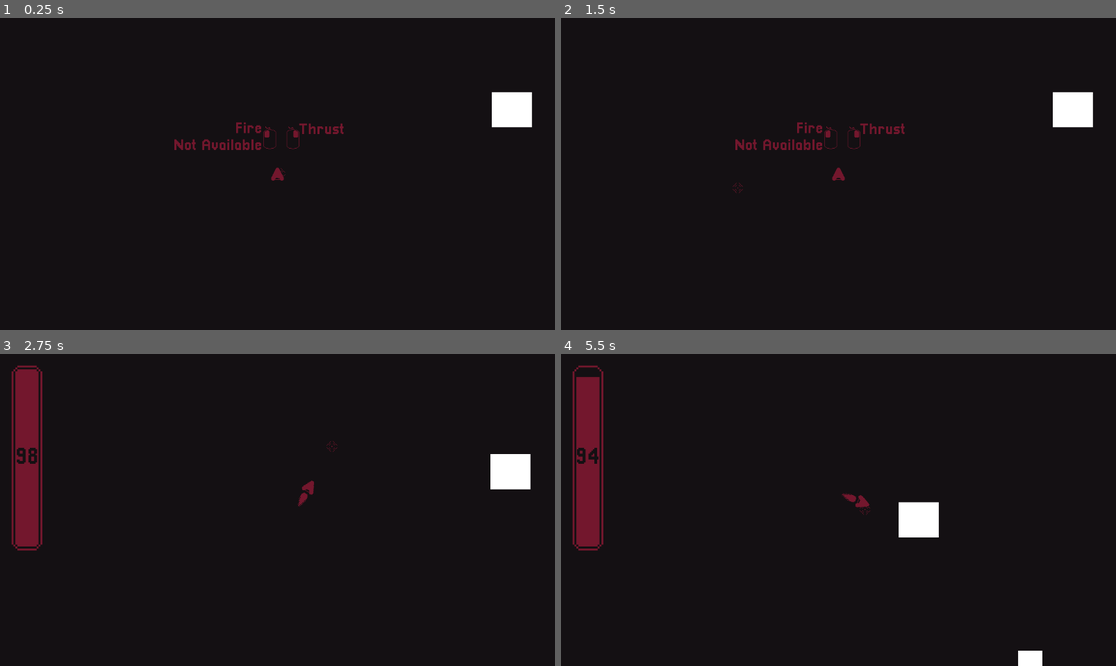
Above: before the commit, frames 1-4 (two rows, left to right).
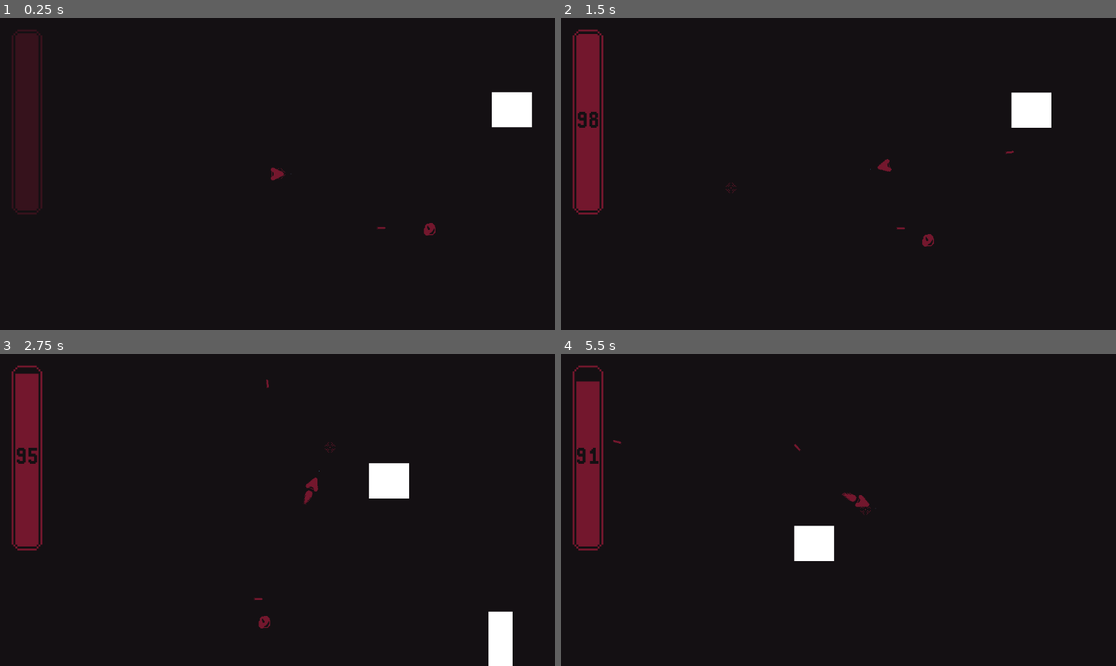
Above: after the commit, the same moments.

Repository: Ali-Wahbi/SpaceShooterWithPortals
Game: Godot game, scene res://test_area.tscn
Two runs of this game, one before a commit and one after it. Both use one fixed random seed, a clock stepped at 60 frames per second and the inputs below. The engine's default icon, where the game draws it, is replaced by a stand-in: a white triangle on a blue panel in a dark square.
Inputs (mouse positions are in pixels of both pictures, inside the frame that each line leads up to):
- Up to frame 1 (0.25 s): no input
- Up to frame 2 (1.5 s): move the mouse to (960, 158) at 0.52 s; hold Right mouse button (Thrust) 0.53-1.28 s; click (960, 158) at 0.6 s; move the mouse to (727, 189) at 1.27 s; right-click (727, 189) at 1.35 s
- Up to frame 3 (2.75 s): click (166, 525) at 1.55 s; move the mouse to (333, 441) at 2.02 s; hold Right mouse button (Thrust) from 2.03 s (still down); click (333, 441) at 2.1 s
- Up to frame 4 (5.5 s): move the mouse to (810, 572) at 2.77 s; release Right mouse button (Thrust) at 2.78 s; right-click (810, 572) at 2.85 s; click (810, 572) at 3.05 s; move the mouse to (1005, 556) at 3.52 s; hold Right mouse button (Thrust) 3.53-4.28 s; click (1005, 556) at 3.6 s; move the mouse to (672, 463) at 4.27 s; right-click (672, 463) at 4.35 s; click (672, 463) at 4.55 s; move the mouse to (866, 510) at 5.02 s; hold Right mouse button (Thrust) from 5.03 s (still down); click (866, 510) at 5.1 s

The runs differ from the first frame. In frame 1, 3.4% of the frame differs, in the area x 2-79%, y 3-70%; in frame 2, 5.3%, in the area x 2-96%, y 3-74%; in frame 3, 2.7%; in frame 4, 2.1%.

Commit message:
Rocks and Bullets Step 1

Diff:
--- /dev/null
+++ b/Player/bullet.gd
@@ -0,0 +1,31 @@
+extends RigidBody2D
+
+@export var speed: float = 300
+@export var lifeTime: float = 4.0
+var lifeTimer: Timer
+# Called when the node enters the scene tree for the first time.
+func _ready() -> void:
+	startLifeTimer()
+
+func fireInDirection(direction: float):
+	var shootDirection = Vector2.from_angle(direction).normalized()
+	rotation = direction
+	linear_velocity = shootDirection * speed
+
+func startLifeTimer():
+	lifeTimer = Timer.new()
+	add_child(lifeTimer)
+	lifeTimer.start(lifeTime)
+	await lifeTimer.timeout
+	call_deferred("queue_free")
+
+func forceDestroy():
+	if lifeTimer.time_left >= 0:
+		lifeTimer.stop()
+	queue_free()
+
+func _on_body_entered(_body: Node) -> void:
+	linear_velocity = Vector2.ZERO
+	lifeTimer.stop()
+	await get_tree().physics_frame
+	forceDestroy()
--- /dev/null
+++ b/Player/bullet.tscn
@@ -0,0 +1,31 @@
+[gd_scene format=3 uid="uid://b51ysdcx4ovpk"]
+
+[ext_resource type="Script" uid="uid://oyunwd8dtu06" path="res://Player/bullet.gd" id="1_tqmay"]
+[ext_resource type="Texture2D" uid="uid://bdcil6hx8uxpi" path="res://Player/Bullets Sheet1.png" id="2_d7yj7"]
+
+[sub_resource type="RectangleShape2D" id="RectangleShape2D_4qb3o"]
+size = Vector2(4.703003, 18)
+
+[node name="Bullet" type="RigidBody2D" unique_id=2109485282 groups=["Bullet"]]
+collision_layer = 8
+collision_mask = 2
+mass = 0.001
+gravity_scale = 0.0
+contact_monitor = true
+max_contacts_reported = 3
+script = ExtResource("1_tqmay")
+speed = 500.0
+lifeTime = 3.0
+
+[node name="Sprite2D" type="Sprite2D" parent="." unique_id=115106156]
+rotation = 1.5707964
+texture = ExtResource("2_d7yj7")
+hframes = 6
+frame = 2
+
+[node name="CollisionShape2D" type="CollisionShape2D" parent="." unique_id=996918472]
+position = Vector2(-2, 0)
+rotation = 1.5707964
+shape = SubResource("RectangleShape2D_4qb3o")
+
+[connection signal="body_entered" from="." to="." method="_on_body_entered"]
--- a/Player/player.gd
+++ b/Player/player.gd
@@ -2,6 +2,7 @@
 
 @onready var bodySprite: Sprite2D = $BodySprite
 @onready var thrusterSprite: Sprite2D = $ThrustersSprite
+@onready var shootPosition: Node2D = $shootPosition
 
 const SPEED = 300.0
 const THRUST_LERP_SPEED = 3.0 # Adjust this value to control how quickly the velocity changes
@@ -11,6 +12,7 @@
 @export var stoppingSpeed: float = 10.0
 @export_range(0, 5, 1) var selectedBody: int
 
+@export var bulletScene: PackedScene
 var canMove: bool = false
 
 func _ready():
@@ -41,20 +43,14 @@
 func HandleInput(delta: float) -> void:
 	if Input.is_action_pressed("Thrust"):
 		print("Thrusting in direction")
-		consumeFuel(delta)
-		thrusterSprite.visible = true
-		var target_direction: Vector2 = Vector2.from_angle(rotation - deg_to_rad(extraAngle)) # Use 'rotation' (radians) instead of 'rotation_degrees'
-		var target_velocity: Vector2 = target_direction * SPEED
-		velocity = velocity.lerp(target_velocity, THRUST_LERP_SPEED * delta) # Smoothly interpolate velocity
+		moveThrust(delta)
 
 	if Input.is_action_just_released("Thrust"):
 		print("Stopping Thrusting")
-		thrusterSprite.visible = false
-		velocity.x = move_toward(velocity.x, 0, stoppingSpeed * THRUST_LERP_SPEED * delta)
-		velocity.y = move_toward(velocity.y, 0, stoppingSpeed * THRUST_LERP_SPEED * delta)
+		stopThrust(delta)
 
 	if Input.is_action_just_pressed("Fire"):
-		pass
+		fireBullet()
 
 
 #region Fuel Handling
@@ -78,3 +74,30 @@
 	currentFuel = maxFuel
 	currentPercentage = 100.0 * currentFuel / maxFuel
 #endregion
+
+#region Thrust movement
+
+func moveThrust(delta: float):
+	consumeFuel(delta)
+	thrusterSprite.visible = true
+	var target_direction: Vector2 = Vector2.from_angle(rotation - deg_to_rad(extraAngle))
+	var target_velocity: Vector2 = target_direction * SPEED
+	velocity = velocity.lerp(target_velocity, THRUST_LERP_SPEED * delta) # Smoothly interpolate velocity
+
+func stopThrust(delta: float):
+	thrusterSprite.visible = false
+	velocity.x = move_toward(velocity.x, 0, stoppingSpeed * THRUST_LERP_SPEED * delta)
+	velocity.y = move_toward(velocity.y, 0, stoppingSpeed * THRUST_LERP_SPEED * delta)
+
+#endregion
+
+
+#region Firing
+func fireBullet():
+	if not bulletScene:
+		return
+	var bulletBody = bulletScene.instantiate()
+	add_sibling(bulletBody)
+	bulletBody.global_position = shootPosition.global_position
+	bulletBody.fireInDirection(rotation - deg_to_rad(extraAngle))
+#endregion
--- a/Player/player.tscn
+++ b/Player/player.tscn
@@ -3,6 +3,7 @@
 [ext_resource type="Script" uid="uid://batafhm05bnuw" path="res://Player/player.gd" id="1_btcbx"]
 [ext_resource type="Texture2D" uid="uid://bqfmx22qehoia" path="res://Player/Characters Sheet1.png" id="2_gwnis"]
 [ext_resource type="Texture2D" uid="uid://52eqkum2541g" path="res://Player/Thrusters Sheet1.png" id="3_k53q1"]
+[ext_resource type="Texture2D" uid="uid://4q335xxs2p" path="res://icon.svg" id="4_gwnis"]
 
 [sub_resource type="CapsuleShape2D" id="CapsuleShape2D_rfpkf"]
 radius = 5.0
@@ -47,3 +48,10 @@
 drag_right_margin = 0.1
 drag_bottom_margin = 0.05
 editor_draw_drag_margin = true
+
+[node name="shootPosition" type="Node2D" parent="." unique_id=1396291101]
+position = Vector2(0, -28)
+
+[node name="Sprite2D" type="Sprite2D" parent="shootPosition" unique_id=1953037486]
+scale = Vector2(0.01, 0.01)
+texture = ExtResource("4_gwnis")
--- /dev/null
+++ b/Rocks/rock.gd
@@ -0,0 +1,37 @@
+extends RigidBody2D
+
+var minVelocity = 50
+var maxVelocity = 50
+var selectedVelocity: Vector2
+var hp = 3
+# Called when the node enters the scene tree for the first time.
+func _ready() -> void:
+	selectedVelocity.x = randf_range(-maxVelocity, maxVelocity)
+	selectedVelocity.y = randf_range(-maxVelocity, maxVelocity)
+	linear_velocity = selectedVelocity
+	print(selectedVelocity)
+	pass # Replace with function body.
+
+
+# Called every frame. 'delta' is the elapsed time since the previous frame.
+func _physics_process(_delta: float) -> void:
+	pass
+
+
+func _on_body_entered(body: Node) -> void:
+	print("Rock Hit")
+	if body.is_in_group("Bullet"):
+		takeDamage()
+
+
+func takeDamage():
+	hp -= 1
+	if hp == 0:
+		queue_free()
+	else:
+		setSprite()
+
+
+func setSprite():
+	var currentFrame = 3 - hp
+	$Sprite2D.frame = currentFrame
--- a/project.godot
+++ b/project.godot
@@ -19,6 +19,10 @@
 [editor_plugins]
 
 enabled=PackedStringArray()
+
+[global_group]
+
+Bullet=""
 
 [input]
 
--- a/testAreaController.gd
+++ b/testAreaController.gd
@@ -3,7 +3,7 @@
 @export var fuelUI: Control
 @export var player: CharacterBody2D
 @export var instructions: Node2D
-var startTimer = 2
+@export var startTimer = 2
 # Called when the node enters the scene tree for the first time.
 func _ready() -> void:
 	await get_tree().create_timer(startTimer).timeout
--- a/test_area.tscn
+++ b/test_area.tscn
@@ -7,12 +7,19 @@
 [ext_resource type="PackedScene" uid="uid://dwqmxq1qlhmxy" path="res://fuelUI/fuel_bar_ui.tscn" id="4_od0h0"]
 [ext_resource type="Texture2D" uid="uid://beeg2srh1lm2t" path="res://Extra/mouse Instructions.png" id="6_xdpsd"]
 [ext_resource type="FontFile" uid="uid://bvddonqxaf1s1" path="res://fonts/Pixellari.ttf" id="7_6ii2q"]
+[ext_resource type="Script" uid="uid://fk13kiih1u4o" path="res://Rocks/rock.gd" id="8_7aw3l"]
+[ext_resource type="Texture2D" uid="uid://bgmj2imjsrajm" path="res://Rocks/Rocks Sheet1.png" id="8_gql8c"]
+[ext_resource type="PackedScene" uid="uid://b51ysdcx4ovpk" path="res://Player/bullet.tscn" id="10_ry2yl"]
+
+[sub_resource type="CircleShape2D" id="CircleShape2D_7aw3l"]
+radius = 14.035668
 
 [node name="TestArea" type="Node2D" unique_id=780645201 node_paths=PackedStringArray("fuelUI", "player", "instructions")]
 script = ExtResource("1_vt2yd")
 fuelUI = NodePath("CanvasLayer/FuelBarUI")
 player = NodePath("Player")
 instructions = NodePath("Instructions")
+startTimer = 0
 
 [node name="ColorRect" type="ColorRect" parent="." unique_id=293026307]
 offset_left = 741.0
@@ -34,6 +41,7 @@
 
 [node name="Player" parent="." unique_id=992937920 instance=ExtResource("1_64fjj")]
 position = Vector2(48, 72)
+bulletScene = ExtResource("10_ry2yl")
 fuelConsumption = 3.0
 
 [node name="Cursor" type="Node2D" parent="." unique_id=607741528]
@@ -65,6 +73,7 @@
 theme_override_fonts/font = ExtResource("7_6ii2q")
 theme_override_font_sizes/font_size = 32
 text = "Thrust"
+metadata/_edit_use_anchors_ = true
 
 [node name="LabelBehind2" type="Label" parent="Instructions" unique_id=115945348]
 offset_left = -224.0
@@ -77,5 +86,33 @@
 text = "Fire
 Not Available"
 horizontal_alignment = 2
+metadata/_edit_use_anchors_ = true
+
+[node name="Rock" type="RigidBody2D" parent="." unique_id=954329110]
+position = Vector2(372, 183)
+collision_layer = 2
+collision_mask = 9
+gravity_scale = 0.0
+center_of_mass_mode = 1
+center_of_mass = Vector2(16, 16)
+custom_integrator = true
+continuous_cd = 2
+contact_monitor = true
+max_contacts_reported = 3
+linear_damp_mode = 1
+linear_damp = 100.0
+script = ExtResource("8_7aw3l")
+
+[node name="Sprite2D" type="Sprite2D" parent="Rock" unique_id=629056312]
+texture = ExtResource("8_gql8c")
+hframes = 3
+
+[node name="CollisionShape2D" type="CollisionShape2D" parent="Rock" unique_id=109470683]
+shape = SubResource("CircleShape2D_7aw3l")
+
+[node name="Bullet" parent="." unique_id=2109485282 instance=ExtResource("10_ry2yl")]
+position = Vector2(264.6485, 184.22275)
+mass = 0.5
 
 [connection signal="fuelConsumed" from="Player" to="CanvasLayer/FuelBarUI" method="setFuelUIValue"]
+[connection signal="body_entered" from="Rock" to="Rock" method="_on_body_entered"]
Binary file added: Player/Bullets Sheet1.png
Not shown, added: Player/Bullets Sheet1.png.import
Not shown, added: Player/bullet.gd.uid
Binary file added: Rocks/RockParticles.png
Not shown, added: Rocks/RockParticles.png.import
Binary file added: Rocks/Rocks Sheet1.png
Not shown, added: Rocks/Rocks Sheet1.png.import
Not shown, added: Rocks/rock.gd.uid
